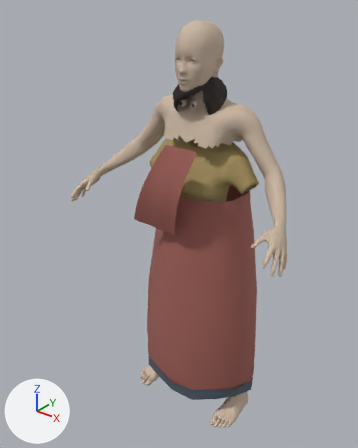
Renders of the Blender file WorkingAssets/NPCs/village_woman/village_woman_motion_candidate.blend from each side of a commit.
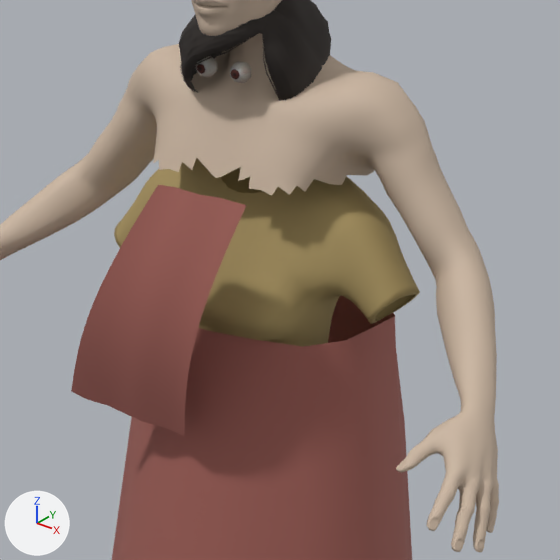
Old and new are each drawn whole from a camera (50 mm lens) standing at (1.086, -1.529, 1.781) and looking at (-0.074, -0.079, 0.882) and again close up on the part from 30% to 86% of the width and 18% to 62% of the height. The axes (+X, +Y, +Z) are drawn at lower left. The lights are the same throughout. The older version's two pictures come first.

In view in the first close-up: 'Farmer_eyes', 'Farmer_hair', 'Fitted cotton upper base', 'Woven sari pallu over blouse', 'Wrapped sari lower drape', 'village_woman_MakeHuman_body'.
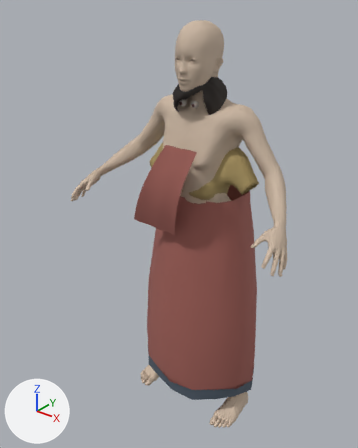
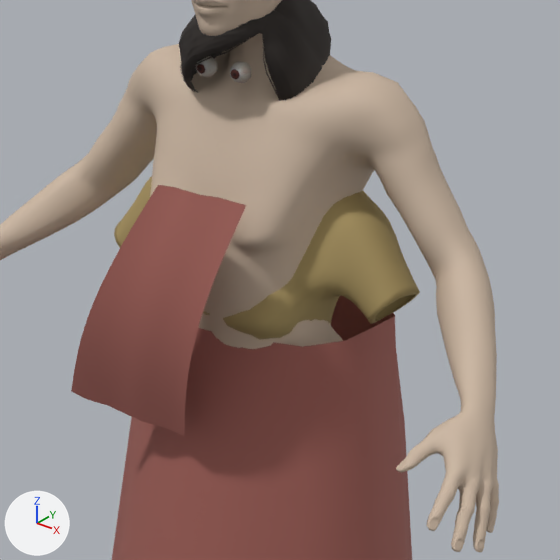
Patch to the scene script:
```diff
--- a/WorkingAssets/NPCs/village_woman/village_woman_motion_candidate.blend.py
+++ b/WorkingAssets/NPCs/village_woman/village_woman_motion_candidate.blend.py
@@ ob_village_woman_makehuman_body @@
 _m = ob_village_woman_makehuman_body.modifiers.new('Hide helpers', 'MASK')
 _m.vertex_group = 'body'
-_m = ob_village_woman_makehuman_body.modifiers.new('Hide skin beneath period cloth', 'MASK')
-_m.vertex_group = 'Visible period skin'
```

Boxes [x1, y1, x2, y2] around the edits, measured in the close-ups (560 x 560 px):
'village_woman_MakeHuman_body', modifiers changed: [0, 0, 499, 552] in both
